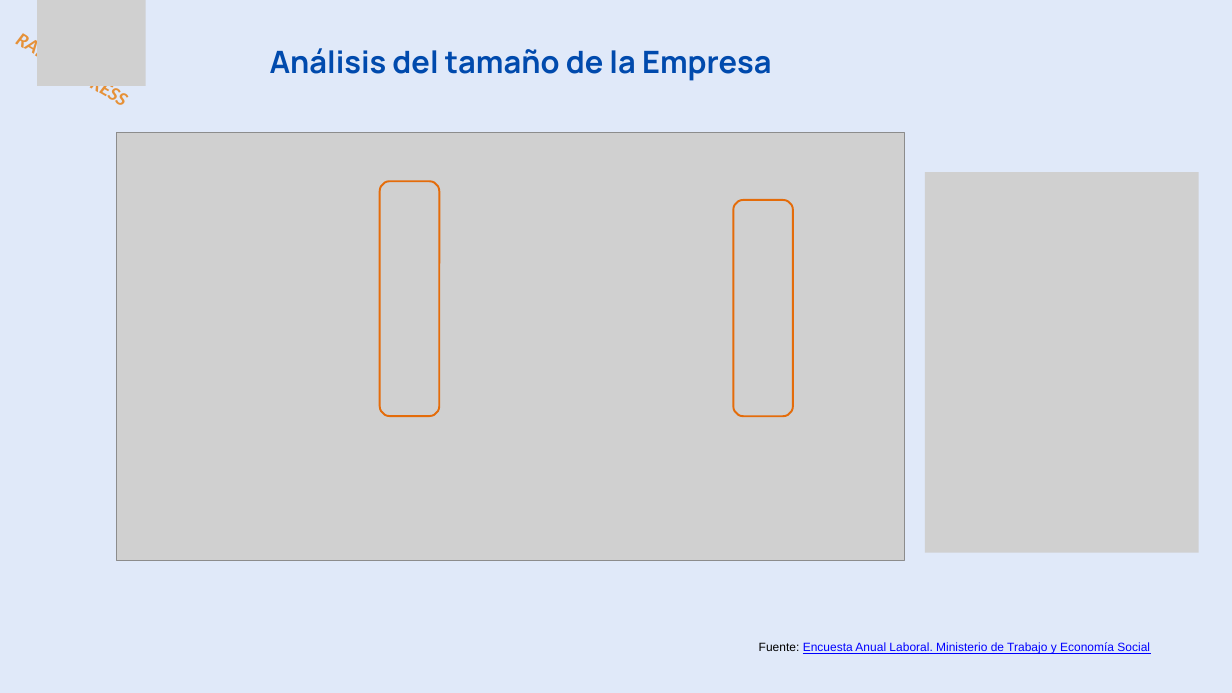
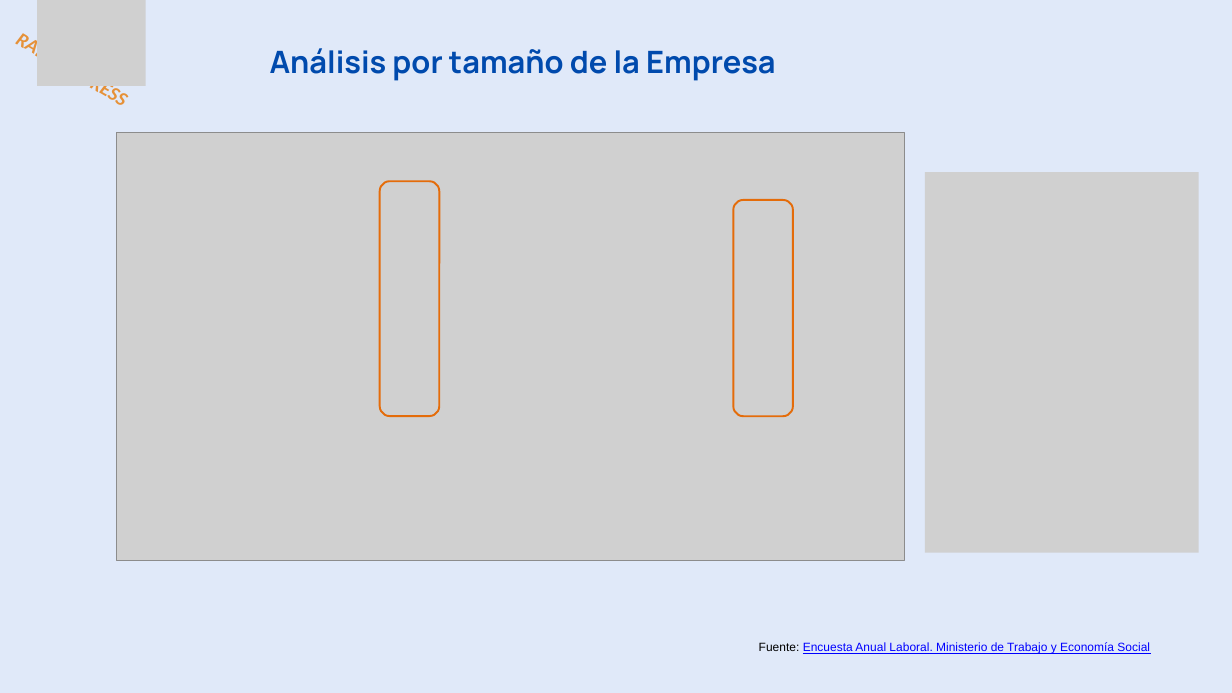
Before and after one commit to ITACADEMYprojectes/ProjecteData, a slide deck: slide 8 of Equip_28/Results/Analisis_PAP_and_ABL_RapidExpres_2026_11_05.pptx (slide 7 before the commit). Drawn at 1232x693 pixels with LibreOffice and Linux fonts; fonts in the diff are those of the drawing; grey boxes stand for pictures. Boxes give left, top, right and bottom in pixels: in the first picture for what was removed or moved away, otherwise in the second. Text is boxed around its words. In the diff, an @@ line names an element or a change of style, - is before the commit and + after.

```diff
--- a/Equip_28/Results/Analisis_PAP_and_ABL_RapidExpres_2026_11_05.pptx
+++ b/Equip_28/Results/Analisis_PAP_and_ABL_RapidExpres_2026_11_05.pptx
@@ text at (270, 48, 776, 81): text changed @@
-Análisis del tamaño de la Empresa
+Análisis por tamaño de la Empresa
```
Also in this commit, not shown: 4 other slides changed, 1 slide added.
